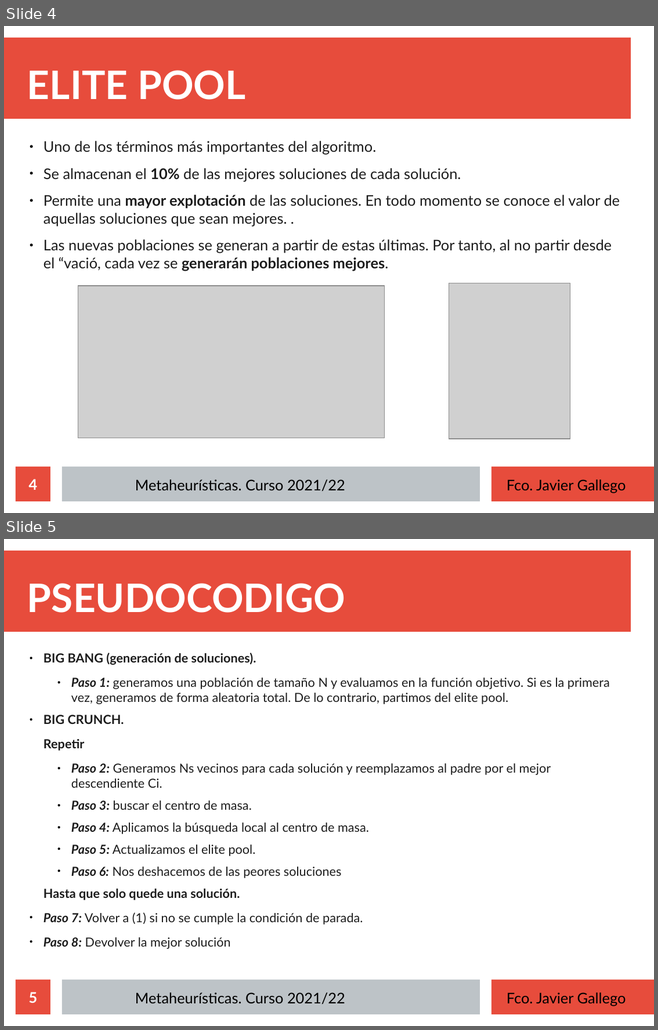
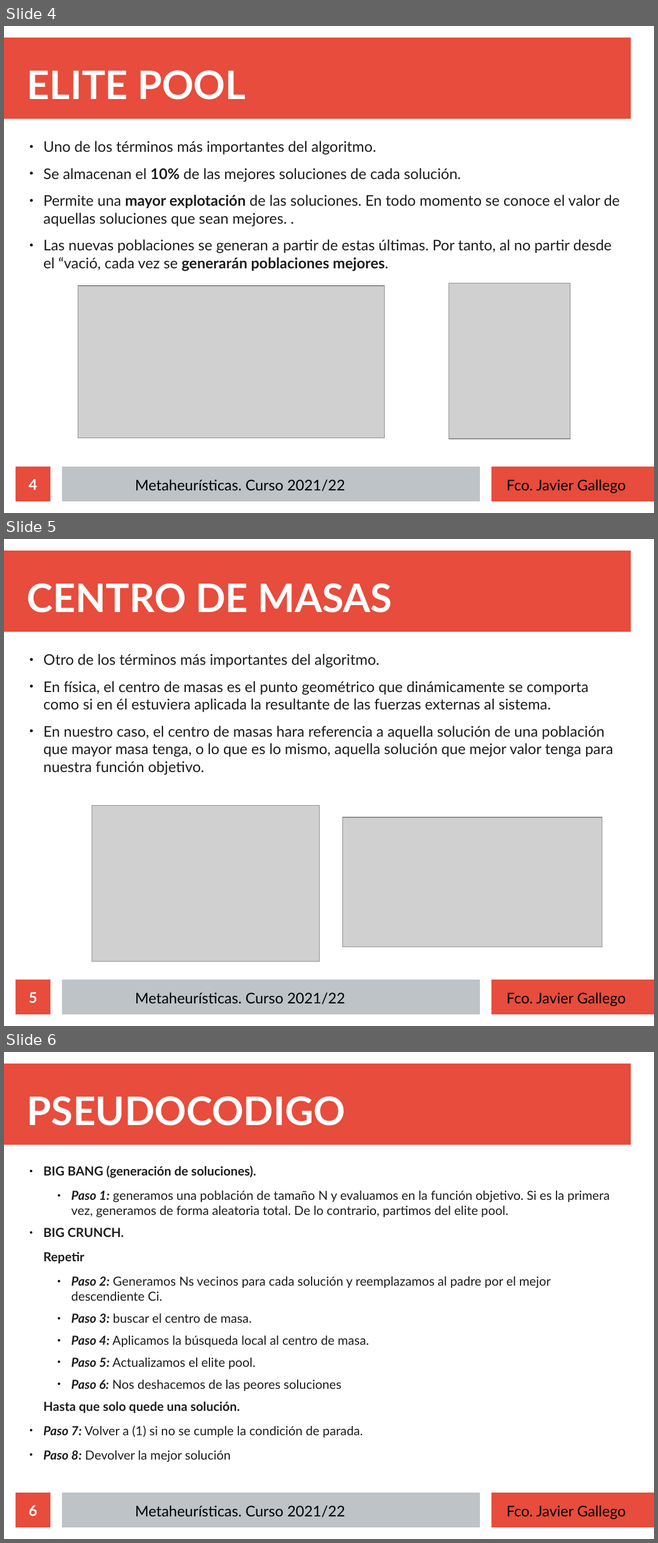
Before and after one commit to javigallego4/MH, a slide deck: Teoria/Proyecto Final/presentacion.odp. Shown one above the other, each under a label of ours: slides 4 and 5 before the commit, slides 4, 5 and 6 after it. The pictures are 658x1030 and 658x1543 pixels, drawn with LibreOffice and Linux fonts; fonts in the diff are those of the drawing; grey boxes stand for pictures. Boxes give left, top, right and bottom in pixels: in the first picture for what was removed or moved away, otherwise in the second. Text is boxed around its words. In the diff, an @@ line names an element or a change of style, - is before the commit and + after.

Commit message:
Proyecto Final -> Falta apartado mejoras

```diff
--- a/Teoria/Proyecto Final/presentacion.odp
+++ b/Teoria/Proyecto Final/presentacion.odp
@@ slide 5 added at (4,539,654,1026), background #FFFFFF; not listed: 3 template elements that a slide beside it also shows @@
@@ title added at (27,583,391,613), 48 pt, text #FFFFFF, bold @@
+CENTRO DE MASAS
@@ text added at (43,654,612,774), 18 pt, text #1C1C1C @@
+● Otro de los términos más importantes del algoritmo.
+● En física, el centro de masas es el punto geométrico que dinámicamente se comporta como si en él estuviera aplicada la resultante de las fuerzas externas al sistema.
+● En nuestro caso, el centro de masas hara referencia a aquella solución de una población que mayor masa tenga, o lo que es lo mismo, aquella solución que mejor valor tenga para nuestra función objetivo.
@@ picture added at (92,805,320,962) @@
@@ picture added at (343,817,603,947) @@
@@ page number added at (16,980,50,1015), fill #E74C3C, 18 pt, text #FFFFFF, bold @@
+5
@@ text added at (135,993,345,1004), 18 pt, text #000000 @@
+Metaheurísticas. Curso 2021/22
@@ text added at (506,993,626,1006), 18 pt, text #000000 @@
+Fco. Javier Gallego
@@ what was slide 5 is now slide 6 @@
@@ page number at (29,1505,38,1516): text changed @@
-5
+6
```
Also in this commit, not shown: 1 other slide added, 24 other files.
